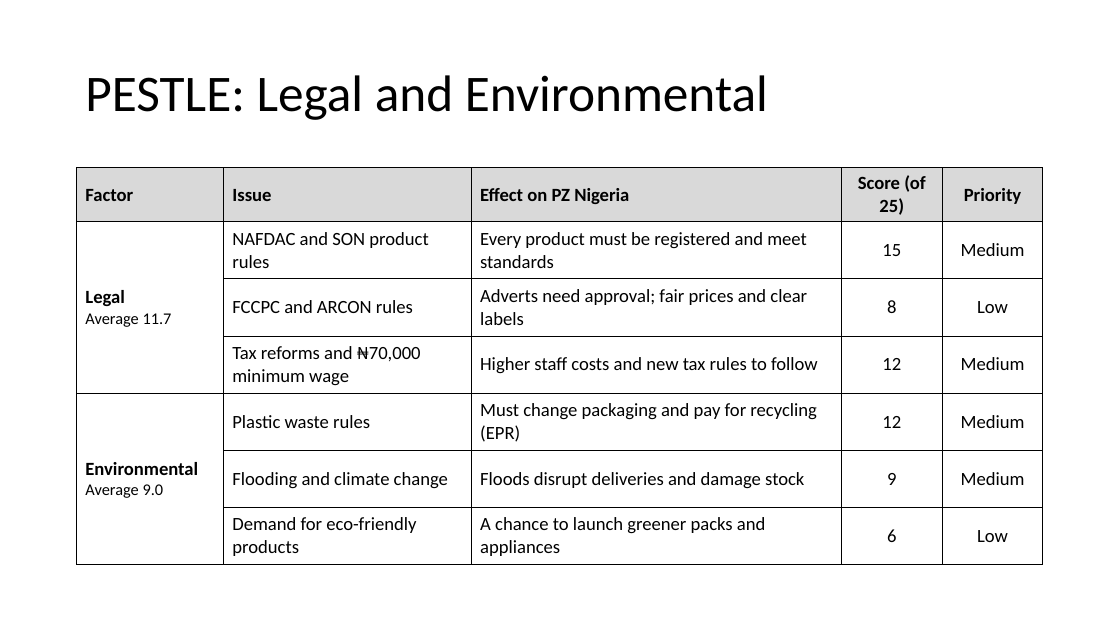
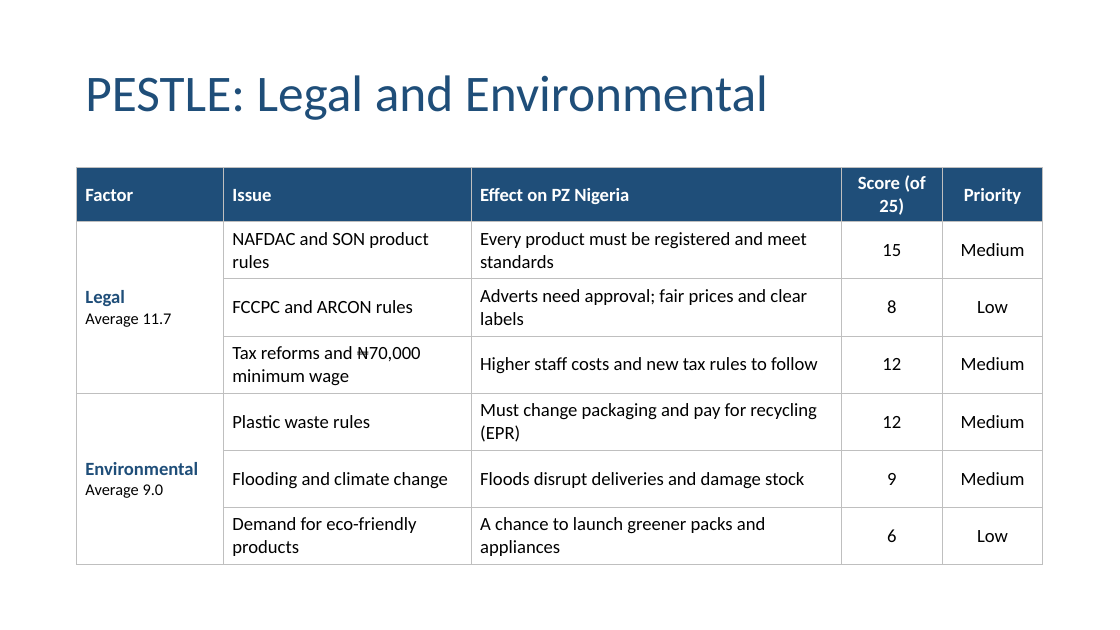
Before and after one commit to BadboyVee/BlackHoleeee, a slide deck: slide 5 of pz-analysis/PZ_Nigeria_Analysis.pptx. Drawn at 1120x630 pixels with LibreOffice and Linux fonts; fonts in the diff are those of the drawing. Boxes give left, top, right and bottom in pixels: in the first picture for what was removed or moved away, otherwise in the second. Text is boxed around its words. In the diff, an @@ line names an element or a change of style, - is before the commit and + after.

```diff
--- a/pz-analysis/PZ_Nigeria_Analysis.pptx
+++ b/pz-analysis/PZ_Nigeria_Analysis.pptx
@@ title "PESTLE: Legal and Environmental" at <box>85,75,768,120</box>: text colour #000000 to #1F4E79 @@
@@ table at <box>77,168,1044,560</box> @@
@@ fill #D9D9D9 to #1F4E79 in row 1 @@
@@ text colour #000000 to #FFFFFF in "Factor", "Issue", "Effect on PZ Nigeria", "Score (of 25)" and 1 more places @@
@@ text colour #000000 to #1F4E79 in "Legal", "Environmental" @@
@@ borders changed @@
```
Also in this commit, not shown: 14 other slides changed, 3 other files.
